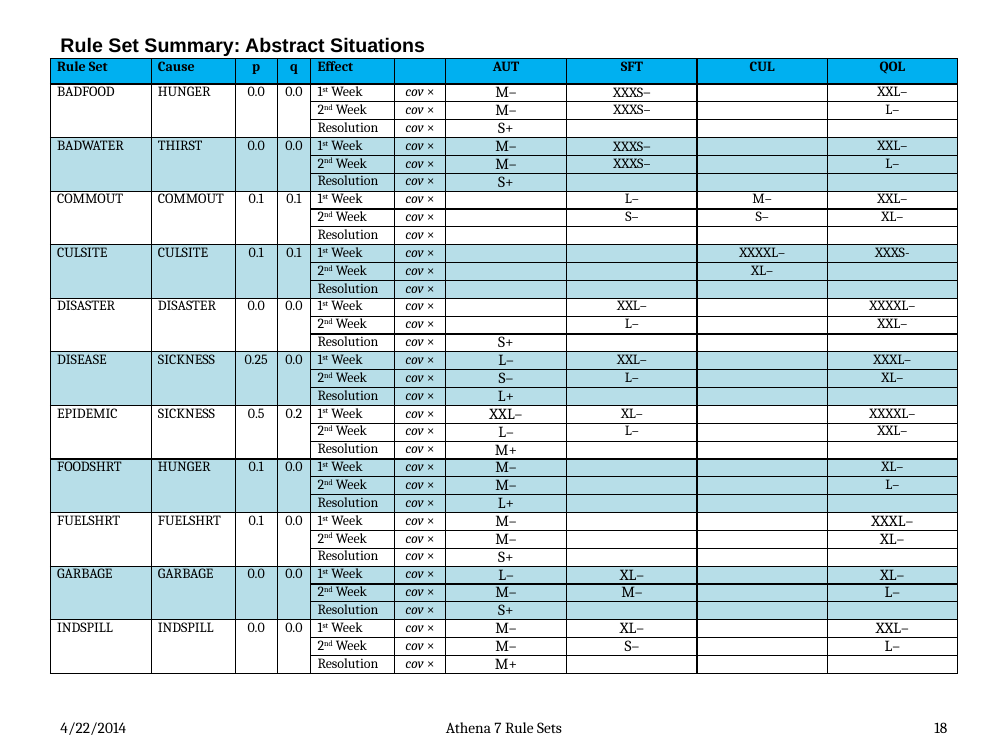
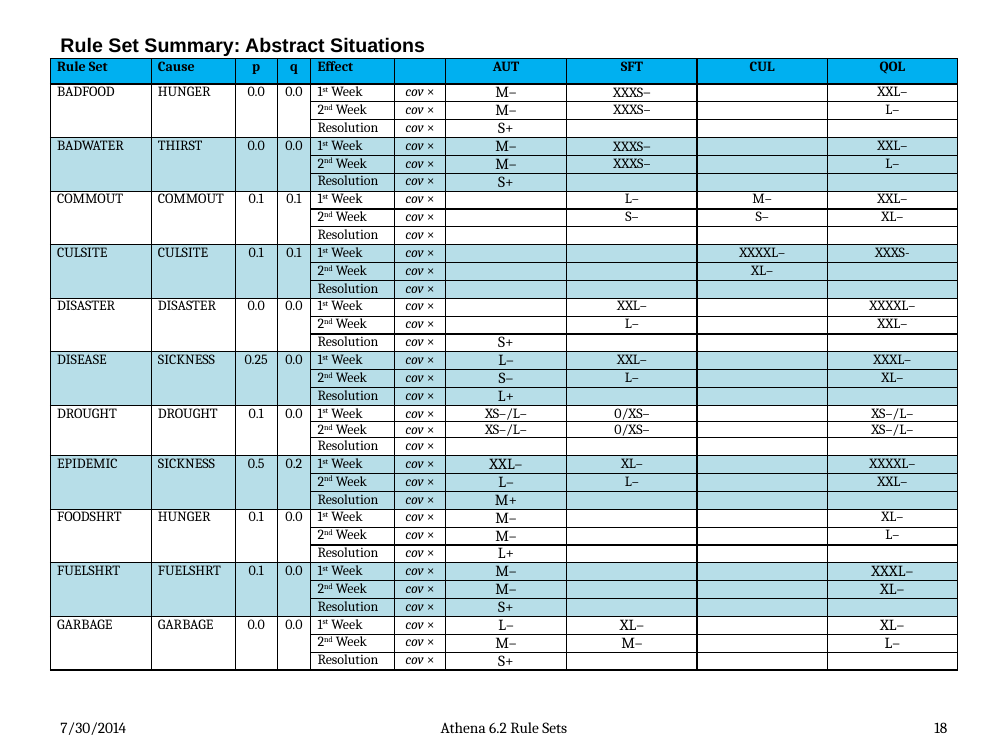
Before and after one commit to AthenaModel/athena-legacy, a slide deck: slide 18 of docs/dev/rules.pptx. Drawn at 1008x756 pixels with LibreOffice and Linux fonts; fonts in the diff are those of the drawing. Boxes give left, top, right and bottom in pixels: in the first picture for what was removed or moved away, otherwise in the second. Text is boxed around its words. In the diff, an @@ line names an element or a change of style, - is before the commit and + after.

```diff
--- a/docs/dev/rules.pptx
+++ b/docs/dev/rules.pptx
@@ table at bbox=[50, 58, 957, 690] @@
+row 20: DROUGHT | DROUGHT | 0.1 | 0.0 | 1st Week | cov × | XS–/L– | 0/XS– |  | XS–/L–
+row 21:  |  |  |  | 2nd Week | cov × | XS–/L– | 0/XS– |  | XS–/L–
+row 22:  |  |  |  | Resolution | cov × |  |  |  | 
-row 32: INDSPILL | INDSPILL | 0.0 | 0.0 | 1st Week | cov × | M– | XL– |  | XXL–
-row 33:  |  |  |  | 2nd Week | cov × | M– | S– |  | L–
-row 34:  |  |  |  | Resolution | cov × | M+ |  |  | 
@@ text at bbox=[60, 722, 126, 735]: text changed @@
-4/22/2014
+7/30/2014
@@ text at bbox=[441, 722, 567, 733]: text changed @@
-Athena 7 Rule Sets
+Athena 6.2 Rule Sets
```
Also in this commit, not shown: 72 other slides changed, 2 slides added, 6 other files.
